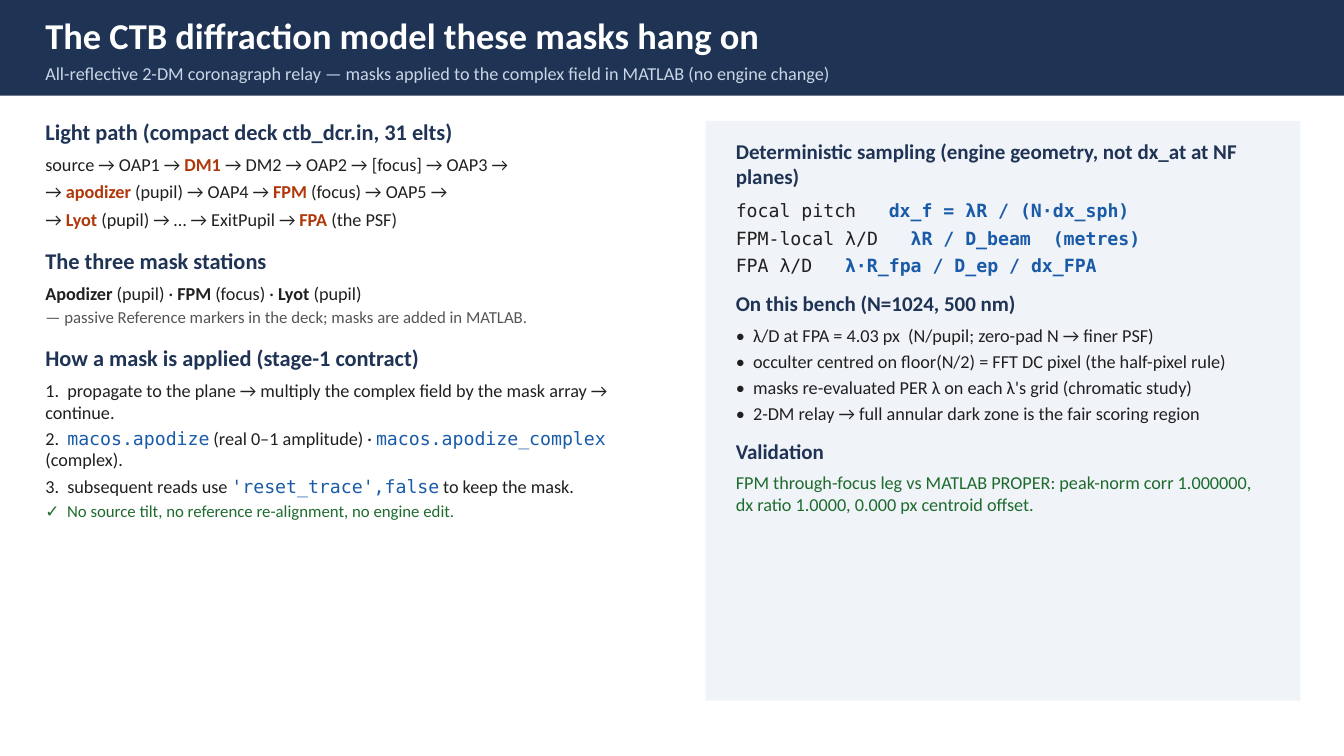
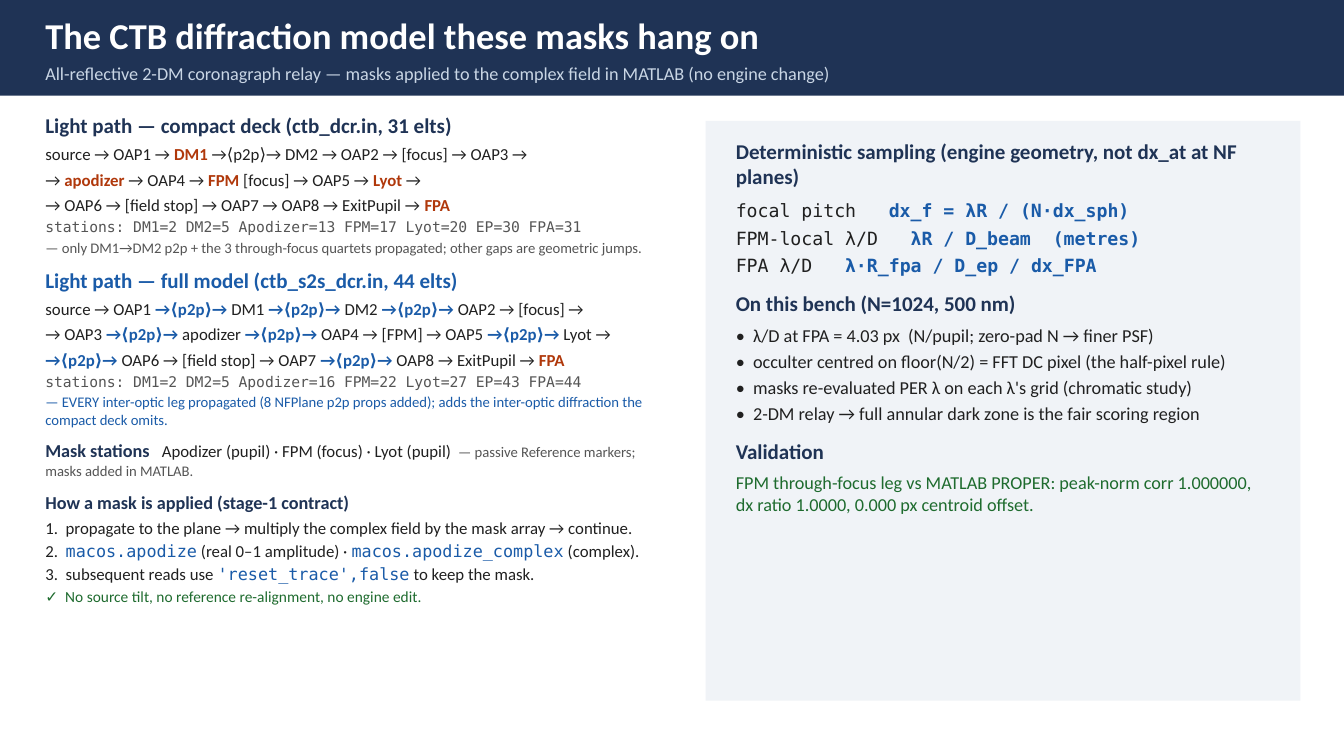
Before and after one commit to nasa-jpl/MACOS_resources, a slide deck: slide 1 of mmacos/examples/design/bench_ctb/ctb_mask_families.ppt. Drawn at 1344x756 pixels with LibreOffice and Linux fonts; fonts in the diff are those of the drawing. Boxes give left, top, right and bottom in pixels: in the first picture for what was removed or moved away, otherwise in the second. Text is boxed around its words. In the diff, an @@ line names an element or a change of style, - is before the commit and + after.

```diff
--- a/mmacos/examples/design/bench_ctb/ctb_mask_families.ppt
+++ b/mmacos/examples/design/bench_ctb/ctb_mask_families.ppt
@@ text at [45,117,642,460]: text changed; size 13 to 10.5 pt @@
-Light path (compact deck ctb_dcr.in, 31 elts)
-source → OAP1 → DM1 → DM2 → OAP2 → [focus] → OAP3 →
-→ apodizer (pupil) → OAP4 → FPM (focus) → OAP5 →
-→ Lyot (pupil) → … → ExitPupil → FPA (the PSF)
-The three mask stations
-Apodizer (pupil) · FPM (focus) · Lyot (pupil)
-— passive Reference markers in the deck; masks are added in MATLAB.
+Light path — compact deck (ctb_dcr.in, 31 elts)
+source → OAP1 → DM1 →⟨p2p⟩→ DM2 → OAP2 → [focus] → OAP3 →
+→ apodizer → OAP4 → FPM [focus] → OAP5 → Lyot →
+→ OAP6 → [field stop] → OAP7 → OAP8 → ExitPupil → FPA
+stations: DM1=2 DM2=5 Apodizer=13 FPM=17 Lyot=20 EP=30 FPA=31
+— only DM1→DM2 p2p + the 3 through-focus quartets propagated; other gaps are geometric jumps.
+Light path — full model (ctb_s2s_dcr.in, 44 elts)
+source → OAP1 →⟨p2p⟩→ DM1 →⟨p2p⟩→ DM2 →⟨p2p⟩→ OAP2 → [focus] →
+→ OAP3 →⟨p2p⟩→ apodizer →⟨p2p⟩→ OAP4 → [FPM] → OAP5 →⟨p2p⟩→ Lyot →
+→⟨p2p⟩→ OAP6 → [field stop] → OAP7 →⟨p2p⟩→ OAP8 → ExitPupil → FPA
+stations: DM1=2 DM2=5 Apodizer=16 FPM=22 Lyot=27 EP=43 FPA=44
+— EVERY inter-optic leg propagated (8 NFPlane p2p props added); adds the inter-optic diffraction the compact deck omits.
+Mask stations Apodizer (pupil) · FPM (focus) · Lyot (pupil) — passive Reference markers; masks added in MATLAB.
@@ text at [45,495,640,605]: size 16 to 13 pt in "How a mask is applied (stage-1 contract)"; size 13 to 12 pt in "1. propagate to the plane → multiply ...", "2. macos.apodize (real 0–1 amplitude) · macos.apodize_comple ...", "3. subsequent reads use 'reset_trace',false to keep ..."; size 12 to 11 pt in "✓ No source tilt, no reference re-alignment, ..."; less space between paragraphs @@
```
Also in this commit, not shown: 1 other file.
